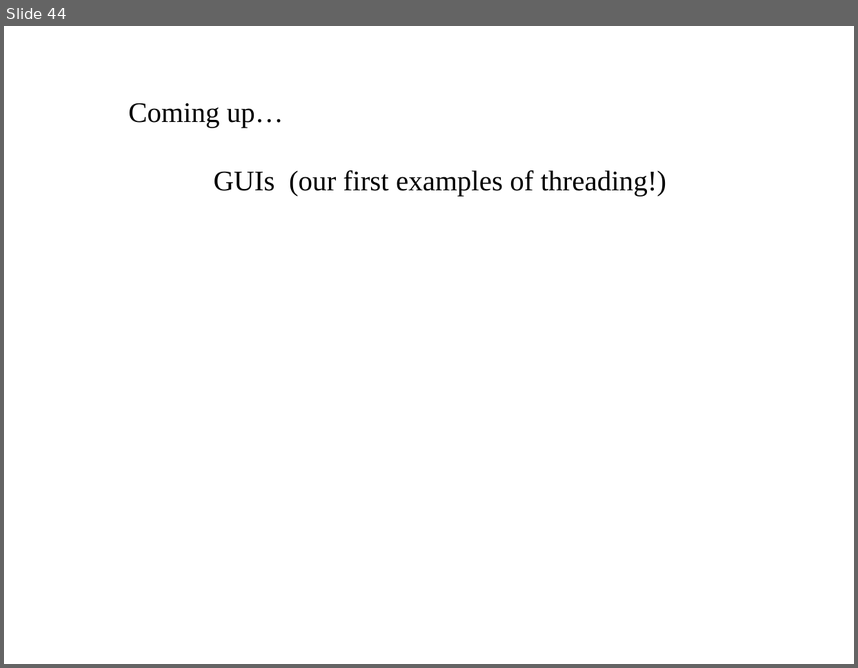
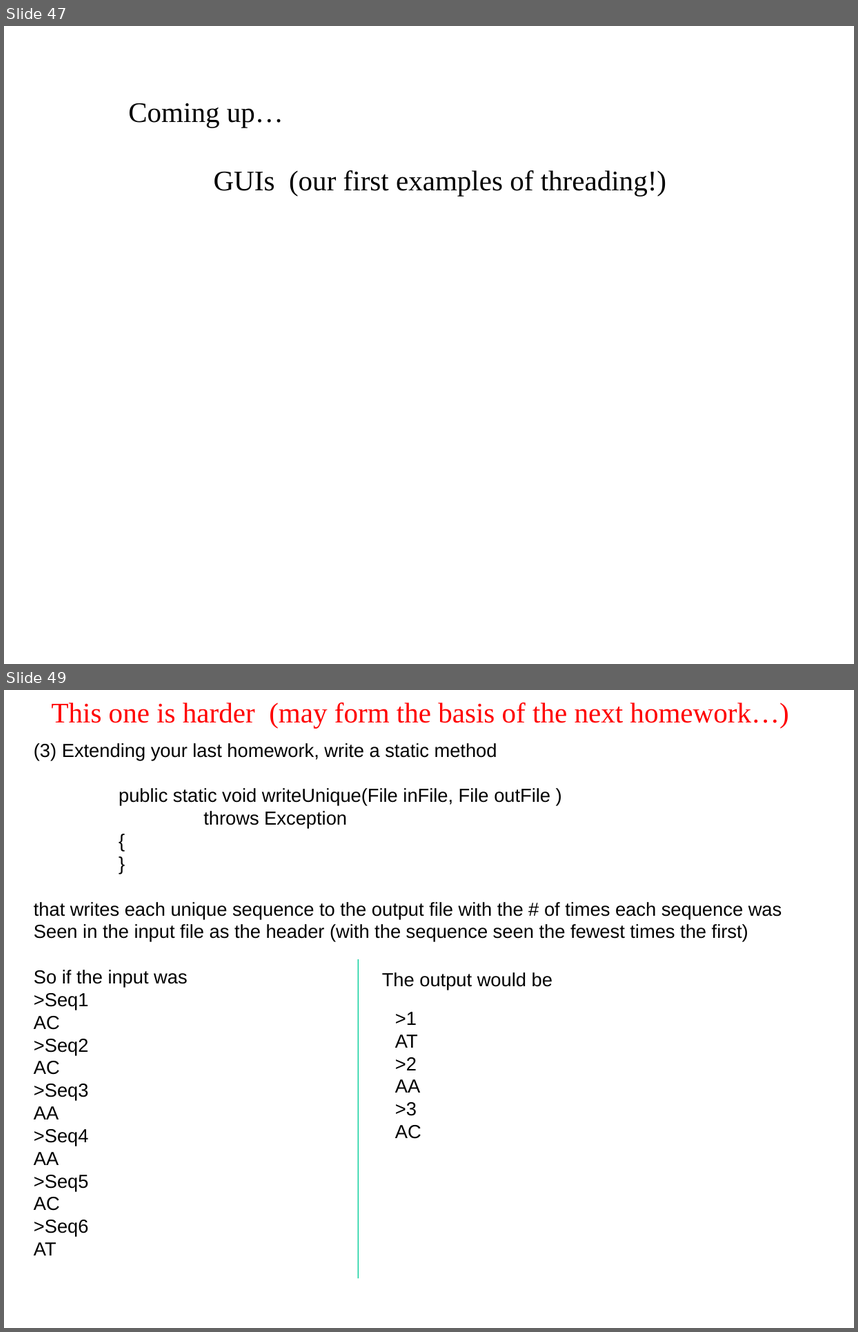
Before and after one commit to afodor/afodor.github.io, a slide deck: classes/prog2015/Prog3-Lecture9.ppt. Shown one above the other, each under a label of ours: slide 44 before the commit, slides 47 and 49 after it; the slides between them are not shown. The pictures are 858x668 and 858x1332 pixels, drawn with LibreOffice and Linux fonts; fonts in the diff are those of the drawing. Boxes give left, top, right and bottom in pixels: in the first picture for what was removed or moved away, otherwise in the second. Text is boxed around its words. In the diff, an @@ line names an element or a change of style, - is before the commit and + after.

```diff
--- a/classes/prog2015/Prog3-Lecture9.ppt
+++ b/classes/prog2015/Prog3-Lecture9.ppt
@@ slide 49 added at (4, 690, 854, 1328), background #FFFFFF @@
@@ text added at (52, 702, 789, 728), 24 pt, text #FF0000 @@
+This one is harder (may form the basis of the next homework…)
@@ text added at (34, 743, 782, 1255), 16 pt, text #000000 @@
+(3) Extending your last homework, write a static method
+public static void writeUnique(File inFile, File outFile )
+throws Exception
+{
+}
+that writes each unique sequence to the output file with the # of times each sequence was
+Seen in the input file as the header (with the sequence seen the fewest times the first)
+So if the input was
+>Seq1
+AC
+>Seq2
+AC
+>Seq3
+AA
+>Seq4
+AA
+>Seq5
+AC
+>Seq6
+AT
@@ line added from (359, 960) to (359, 1279), #00CC98 0.74 pt @@
@@ text added at (382, 972, 553, 990), 16 pt, text #000000 @@
+The output would be
@@ text added at (395, 1012, 421, 1138), 16 pt, text #000000 @@
+>1
+AT
+>2
+AA
+>3
+AC
@@ what was slide 44 is now slide 47 @@
```
Also in this commit, not shown: 1 slide changed, 4 other slides added, 1 other file.
